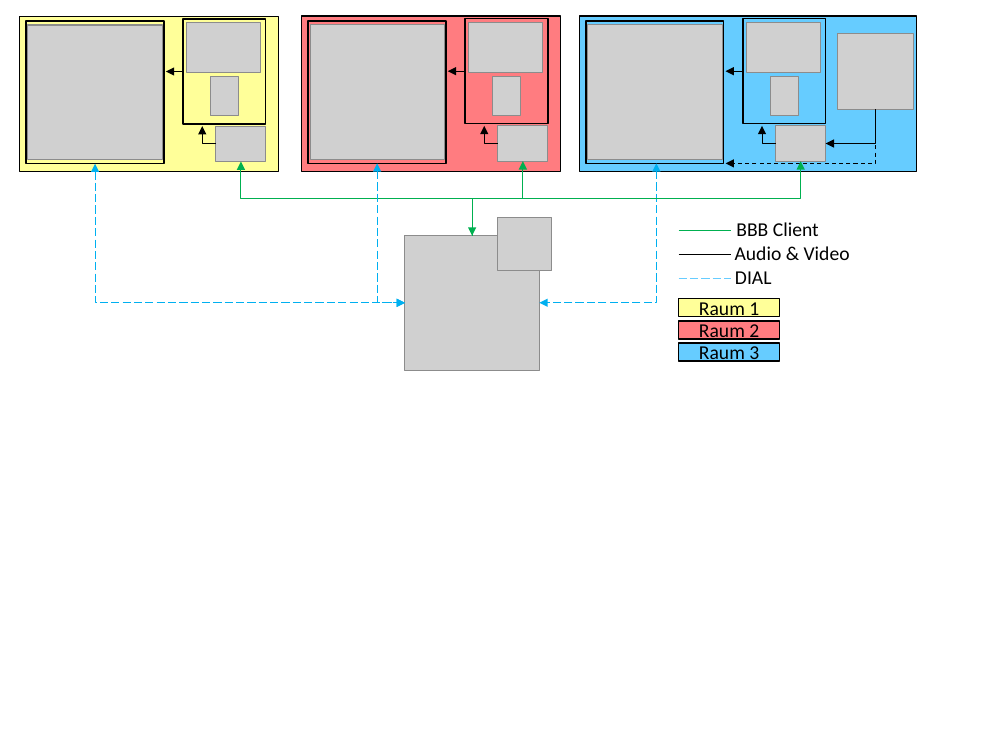
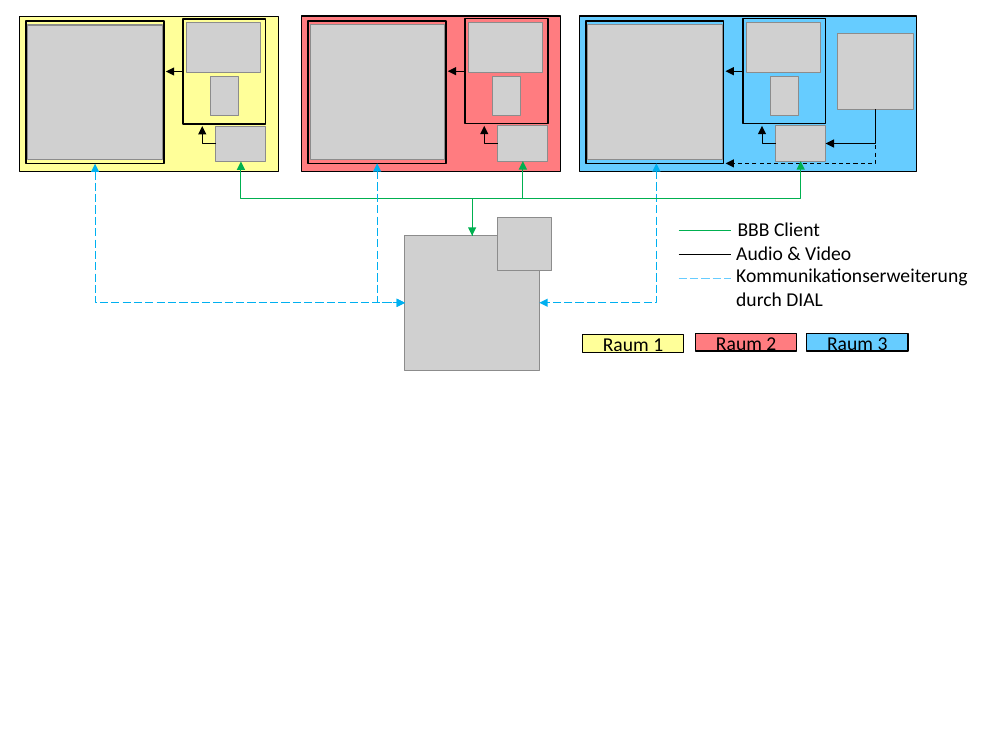
Before and after one commit to andreas-thor/papers, a slide deck: slide 6 of Grafiken/Loesungskonzepte.pptx. Drawn at 1008x756 pixels with LibreOffice and Linux fonts; fonts in the diff are those of the drawing; grey boxes stand for pictures; background and template pictures are left out. Boxes give left, top, right and bottom in pixels: in the first picture for what was removed or moved away, otherwise in the second. Text is boxed around its words. In the diff, an @@ line names an element or a change of style, - is before the commit and + after.

```diff
--- a/Grafiken/Loesungskonzepte.pptx
+++ b/Grafiken/Loesungskonzepte.pptx
@@ text "BBB Client" at <box>738,222,820,236</box>: alignment centre to left @@
@@ text "Audio & Video" at <box>736,246,851,260</box>: alignment centre to left @@
@@ text at <box>736,268,967,306</box>: text changed @@
-DIAL
+Kommunikationserweiterung durch DIAL
@@ rectangle "Raum 1": place and size @@
-rectangle "Raum 1" at <box>678,298,779,317</box>
+rectangle "Raum 1" at <box>583,335,683,353</box>
@@ rectangle "Raum 2": place and size @@
-rectangle "Raum 2" at <box>678,322,779,340</box>
+rectangle "Raum 2" at <box>696,334,796,352</box>
@@ rectangle "Raum 3": place and size @@
-rectangle "Raum 3" at <box>678,343,779,361</box>
+rectangle "Raum 3" at <box>806,334,907,352</box>
```
Also in this commit, not shown: 1 other slide changed, 1 slide added, 2 other files.
